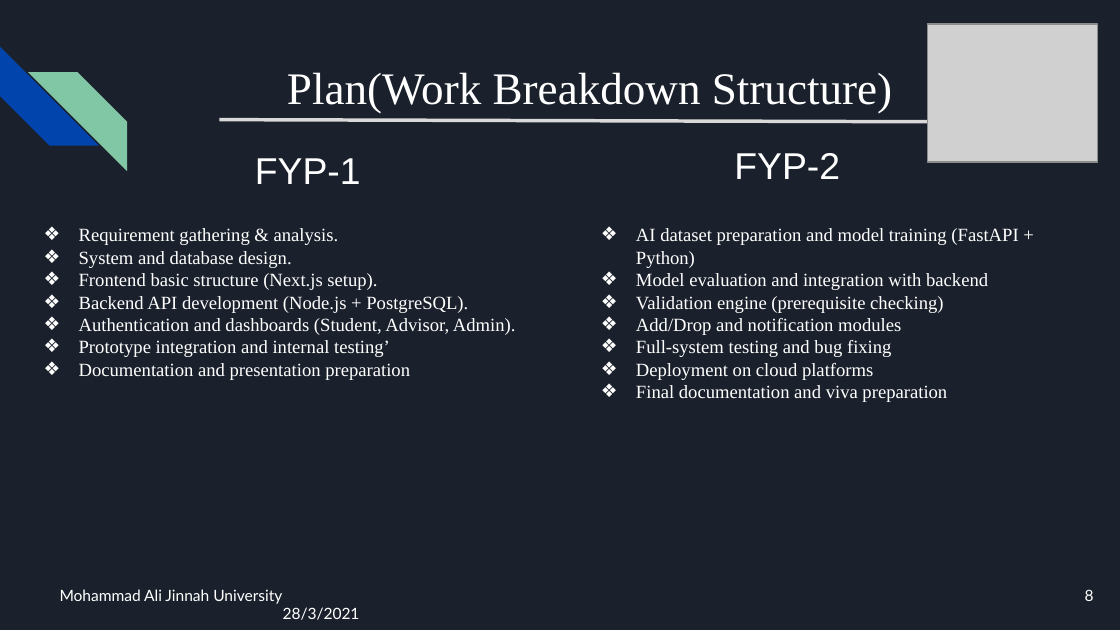
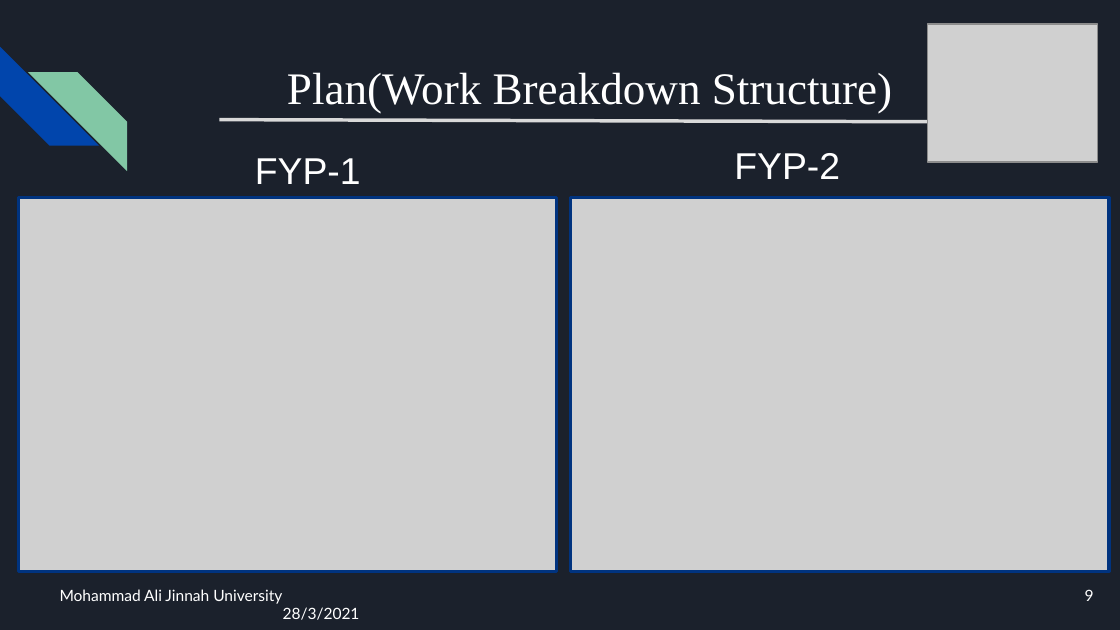
Before and after one commit to Ali-Razaaaaa/ADVISIFY-FYP, a slide deck: slide 9 of advisify (1).pptx (slide 8 before the commit). Drawn at 1120x630 pixels with LibreOffice and Linux fonts; fonts in the diff are those of the drawing; grey boxes stand for pictures. Boxes give left, top, right and bottom in pixels: in the first picture for what was removed or moved away, otherwise in the second. Text is boxed around its words. In the diff, an @@ line names an element or a change of style, - is before the commit and + after.

```diff
--- a/advisify (1).pptx
+++ b/advisify (1).pptx
@@ picture added at (18, 198, 556, 571) @@
@@ picture added at (571, 198, 1109, 571) @@
@@ text removed at (79, 228, 516, 380) @@
-❖ Requirement gathering & analysis.
-❖ System and database design.
-❖ Frontend basic structure (Next.js setup).
-❖ Backend API development (Node.js + PostgreSQL).
-❖ Authentication and dashboards (Student, Advisor, Admin).
-❖ Prototype integration and internal testing’
-❖ Documentation and presentation preparation
@@ text removed at (636, 228, 1018, 402) @@
-❖ AI dataset preparation and model training (FastAPI + Python)
-❖ Model evaluation and integration with backend
-❖ Validation engine (prerequisite checking)
-❖ Add/Drop and notification modules
-❖ Full-system testing and bug fixing
-❖ Deployment on cloud platforms
-❖ Final documentation and viva preparation
@@ page number at (1085, 589, 1094, 601): text changed @@
-8
+9
```
Also in this commit, not shown: 6 other slides changed, 1 slide added, 7 other files.
